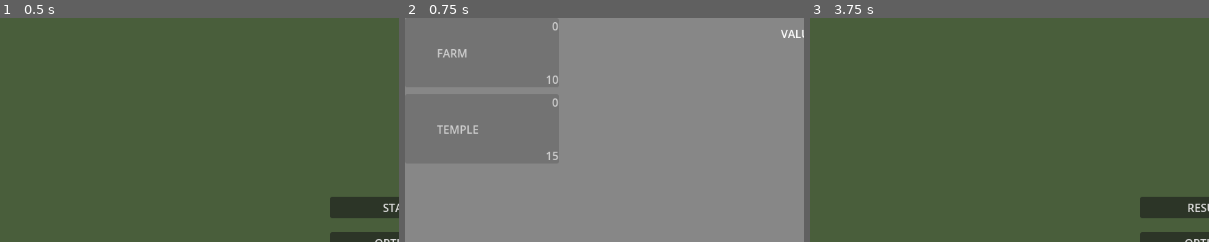
Above: before the commit, frames 1-3 (left to right).
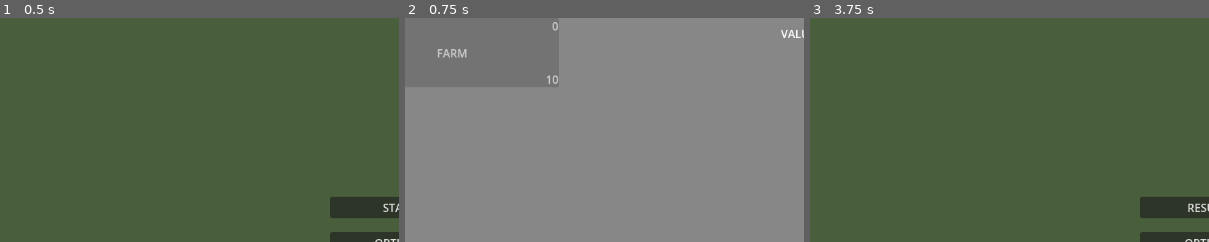
Above: after the commit, the same moments.

Repository: kakraatz/clicker-game
Game: Godot game, scene res://scenes/menu.tscn
The game is run twice, just before and just after one commit, with the same random seed, the same clock (stepped at 60 frames per second) and the same inputs.
Inputs:
- Up to frame 1 (0.5 s): no input
- Up to frame 2 (0.75 s): click "START" at 0.5 s
- Up to frame 3 (3.75 s): click "GENERATE" at 1.25 s; click "GENERATE" at 2 s; click "GENERATE" at 2.75 s; click "MENU" at 3.5 s
The pictures show only the part of the screen within x 0-50%, y 0-50%; the shares and areas given below are measured in that part.

Frame 1 is identical in both runs. In frame 2, 0.2% of the frame differs, in the area x 8-39%, y 35-64%; in frame 3, nothing differs.

Commit message:
Saving buildings working
Saving buildings working

Diff:
--- a/buildings/building.gd
+++ b/buildings/building.gd
@@ -3,20 +3,66 @@
 class_name Building
 
 @export var id = 0
-@export var factory_count = 0
-@export var factory_multiplier = 0
-@export var initial_cost = 0
-@export var current_cost = 0
-@export var button_label = ""
+@export var factoryCount = 0
+@export var factoryMultiplier = 0
+@export var initialCost = 0
+@export var currentCost = 0
+@export var buttonLabel = ""
 @export var name = ""
-@export var flat_multiplier = 1.3
+@export var flatMultiplier = 1.3
 
-func init(factory_multiplier, initial_cost, name):
-	self.factory_multiplier = factory_multiplier
-	self.initial_cost = initial_cost
+func init(factoryMultiplier, initialCost, name):
+	self.factoryMultiplier = factoryMultiplier
+	self.initialCost = initialCost
 	self.name = name
 
 func buy_building():
-	factory_count += 1
-	current_cost = current_cost * flat_multiplier
-	button_label = self.name + ' ' + str(current_cost)
+	factoryCount += 1
+	currentCost = currentCost * flatMultiplier
+	buttonLabel = self.name + ' ' + str(currentCost)
+
+func save():
+	var jsonDictionary = {}
+
+	jsonDictionary["id"] = self.id
+	jsonDictionary["factory_count"] = self.id
+	jsonDictionary["factory_multiplier"] = self.factoryMultiplier
+	jsonDictionary["initial_cost"] = self.initialCost
+	jsonDictionary["current_cost"] = self.currentCost
+	jsonDictionary["name"] = self.name
+	jsonDictionary["flat_multiplier"] = self.factoryMultiplier
+
+	var jsonString = JSON.stringify(jsonDictionary)
+	#data = {key: getattr(Building, key) for key in Building.annotations}
+
+	return jsonString
+
+static func load(json):
+	var newBuilding = Building.new()
+
+	var id = json["id"]
+	var factoryCount = json["factory_count"]
+	var factoryMultiplier = json["factory_multiplier"]
+	var initialCost = json["initial_cost"]
+	var currentCost = json["current_cost"]
+	var name = json["name"]
+	var flatMultiplier = json["flat_multiplier"]
+
+	newBuilding.id = id
+	newBuilding.factoryCount = factoryCount
+	newBuilding.factoryMultiplier = factoryMultiplier
+	newBuilding.initialCost = initialCost
+	newBuilding.currentCost = currentCost
+	newBuilding.name = name
+	newBuilding.flatMultiplier = flatMultiplier
+
+	return newBuilding
+
+
+	#var allBuiildingsJSON = jsonString[all_buildings]
+	#var jsonDictionary = JSON.parse_string(allBuiildingsJSON)
+	#var allBuildings = jsonDictionat
+	#
+	#var id = jsonString["id"]
+	#
+	#var building = Building.new()
--- a/global_scripts/file_manager.gd
+++ b/global_scripts/file_manager.gd
@@ -1,45 +1,48 @@
 extends Node
 
-var totalsResource: TotalsResourceTemplate = preload("res://resources/totals/totals_resource.tres")
+var gameStateResource: GameStateTemplate = preload("res://resources/totals/game_state_resource.tres")
 var savePath: String = "user://saveFile.dat"
 
 func saveGameState():
 	print('in saveGameState')
-	var currentValue = totalsResource.current_value
+	var currentGold = gameStateResource.currentGold
+	var allBuildings = gameStateResource.allBuildings
+	var jsonDictionary = {}
+
+	jsonDictionary["current_gold"] = currentGold
+
+	var buildingJSONArray = []
+	for building in allBuildings:
+		var buildingJSONString = building.save()
+		var buildingJSON  = JSON.parse_string(buildingJSONString)
+		buildingJSONArray.append(buildingJSON)
+
+	jsonDictionary["all_buildings"] = buildingJSONArray
+
+	var json = JSON.stringify(jsonDictionary)
 
 	var file = FileAccess.open(savePath, FileAccess.WRITE)
-	file.store_var(currentValue)
-	#
-	## Save building data
-	var allBuildings = totalsResource.allBuildings
-	if allBuildings && allBuildings.size() > 0:
-		file.store_var(allBuildings)
-		#print('should have saved buildings')
-		#file.store_var(allBuildings.size())
-		#for  building in allBuildings:
-			#file.store_var(building)
+	file.store_var(json)
 	file.close()
-	get_tree().quit()
 
 func loadGameState():
 	print('loading saved file')
 	#ResourceLoader.load("res://saveFile.res")
 	var file = FileAccess.open(savePath, FileAccess.READ)
 	if file:
-		var currentValue = file.get_var()
-		if currentValue:
-			totalsResource.current_value = currentValue
-		var allBuildings = file.get_var()
-		var newBuildingArray: Array[Building] = []
-		if allBuildings:
-			var buildingsArray: Array[EncodedObjectAsID] = allBuildings
-			for encodedID in buildingsArray:
-				var id = encodedID.object_id
-				var instance = instance_from_id(id)
-				print('here')
-				print(instance)
-				newBuildingArray.append(instance)
+		var data = file.get_var()
 
-			#totalsResource.allBuildings = buildingsArray
-		print(newBuildingArray)
+		var savedData = JSON.parse_string(data)
+
+		if savedData:
+			gameStateResource.currentGold = savedData["current_gold"]
+			var allBuildingsJSON = savedData["all_buildings"]
+
+			var allBuildings: Array[Building] = []
+			for buildingJSON in allBuildingsJSON:
+				var loadedBuilding: Building = Building.load(buildingJSON)
+				allBuildings.append(loadedBuilding)
+
+			if allBuildings:
+				gameStateResource.allBuildings = allBuildings
 		file.close()
--- a/resources/buildings/farm_building_resource.tres
+++ b/resources/buildings/farm_building_resource.tres
@@ -5,8 +5,8 @@
 [resource]
 script = ExtResource("1_sx70b")
 id = 1
-factory_multiplier = 1
-initial_cost = 10
-current_cost = 10
+factoryMultiplier = 5
+initialCost = 10
+currentCost = 10
 name = "FARM"
 metadata/_custom_type_script = "uid://bnt28ybgtrjr0"
--- a/resources/buildings/temple_building_resource.tres
+++ b/resources/buildings/temple_building_resource.tres
@@ -5,8 +5,8 @@
 [resource]
 script = ExtResource("1_q4cb6")
 id = 2
-factory_multiplier = 5
-initial_cost = 20
-current_cost = 15
+factoryMultiplier = 10
+initialCost = 15
+currentCost = 15
 name = "TEMPLE"
 metadata/_custom_type_script = "uid://bnt28ybgtrjr0"
--- a/resources/totals/totals_resource.tres
+++ b/resources/totals/game_state_resource.tres
@@ -1,6 +1,6 @@
 [gd_resource type="Resource" script_class="TotalsResourceTemplate" load_steps=2 format=3 uid="uid://dh7ci4vxldaqh"]
 
-[ext_resource type="Script" uid="uid://bebbrqq6sfpil" path="res://resources/totals/totals_resource_template.gd" id="1_rj6x4"]
+[ext_resource type="Script" uid="uid://bebbrqq6sfpil" path="res://resources/totals/game_state_template.gd" id="1_rj6x4"]
 
 [resource]
 script = ExtResource("1_rj6x4")
--- a/resources/totals/totals_resource_template.gd
+++ b/resources/totals/game_state_template.gd
@@ -1,6 +1,6 @@
 extends Resource
 
-class_name TotalsResourceTemplate
-var current_value: int
+class_name GameStateTemplate
+var currentGold: int
 var currentTickIncrementValue: float
 var allBuildings: Array[Building] = []
--- a/saveFile.tres
+++ b/saveFile.tres
@@ -1,6 +1,6 @@
 [gd_resource type="Resource" script_class="TotalsResourceTemplate" load_steps=2 format=3]
 
-[ext_resource type="Script" path="res://resources/totals/totals_resource_template.gd" id="1_2aewe"]
+[ext_resource type="Script" uid="uid://bebbrqq6sfpil" path="res://resources/totals/game_state_template.gd" id="1_2aewe"]
 
 [resource]
 script = ExtResource("1_2aewe")
--- a/scenes/building_manger.gd
+++ b/scenes/building_manger.gd
@@ -6,12 +6,13 @@
 @onready var vboxContainer = $Control/Panel/ScrollContainer/VBoxContainer
 @onready var control = $Control
 
-var totalsResource: TotalsResourceTemplate = preload("res://resources/totals/totals_resource.tres")
+var gameStateResource: GameStateTemplate = preload("res://resources/totals/game_state_resource.tres")
 var buildingButtonScene: PackedScene = preload("res://scenes/buildingbutton.tscn")
-var allBuildingResources: Array[Building] = [
-	preload("res://resources/buildings/farm_building_resource.tres"),
-	preload("res://resources/buildings/temple_building_resource.tres"),
-]
+#var allBuildingResources: Array[Building] = [
+	#preload("res://resources/buildings/farm_building_resource.tres"),
+	#preload("res://resources/buildings/temple_building_resource.tres"),
+#]
+var farmBuildingResource = preload("res://resources/buildings/farm_building_resource.tres")
 
 var value
 var buildingButtons: Array[BuildingButton] = []
@@ -19,15 +20,12 @@
 # Called when the node enters the scene tree for the first time.
 func _ready() -> void:
 	toggleVisibilitySignal.connect(toggleVisibility)
-	#Creates building buttons for each building that is passed in
-	if (currentBuildings):
-		for building in currentBuildings:
-			createBuildingButton(building)
+
 
 # Called every frame. 'delta' is the elapsed time since the previous frame.
 func _process(delta: float) -> void:
 	# TODO replace this logic with signals for better performance
-	var currentValue = totalsResource.current_value
+	var currentGold = gameStateResource.currentGold
 	if (buildingButtons):
 		for buildingButton in buildingButtons:
 			buildingButton.update()
@@ -61,3 +59,20 @@
 			print('show')
 	else:
 		printerr('No control')
+
+func createButtons():
+	var currentBuildings = gameStateResource.allBuildings
+	#Creates building buttons for each building that is passed in
+	if (currentBuildings.is_empty()):
+		createBuildingButton(farmBuildingResource)
+		var newFarm: Building = load("res://resources/buildings/farm_building_resource.tres") as Building
+		currentBuildings.append(newFarm)
+		gameStateResource.allBuildings = currentBuildings
+	elif (currentBuildings):
+		for building in currentBuildings:
+			createBuildingButton(building)
+
+
+func updateAllButtons():
+	for buildingButton in buildingButtons:
+		buildingButton.update()
--- a/scenes/buildingbutton.gd
+++ b/scenes/buildingbutton.gd
@@ -8,42 +8,42 @@
 
 @onready var button = $Button
 
-var totalsResource: TotalsResourceTemplate = preload("res://resources/totals/totals_resource.tres")
+var gameStateResource: GameStateTemplate = preload("res://resources/totals/game_state_resource.tres")
 
-@onready var cost_label: Label = $Button/CostLabel
-@onready var name_label: Label = $Button/NameLabel
-@onready var owned_label: Label = $Button/OwnedLabel
+@onready var costLabel: Label = $Button/CostLabel
+@onready var nameLabel: Label = $Button/NameLabel
+@onready var ownedLabel: Label = $Button/OwnedLabel
 
 func _init():
 	if (building):
 		print(building)
-		cost_label.text = building.current_cost
-		name_label.text = building.name
-		owned_label.text = building.factory_count
+		costLabel.text = building.currentCost
+		nameLabel.text = building.name
+		ownedLabel.text = building.factoryCount
 
 func buy():
 	if !self.disabled:
-		var currentTotal = totalsResource.current_value - building.current_cost
-		totalsResource.current_value = currentTotal
-		totalsResource.currentTickIncrementValue = totalsResource.currentTickIncrementValue + self.building.factory_multiplier
-		building.factory_count += 1
-		building.current_cost = building.current_cost * building.flat_multiplier
+		var currentGold = gameStateResource.currentGold - building.currentCost
+		gameStateResource.currentGold = currentGold
+		gameStateResource.currentTickIncrementValue = gameStateResource.currentTickIncrementValue + self.building.factoryMultiplier
+		building.factoryCount += 1
+		building.currentCost = building.currentCost * building.flatMultiplier
 
-		if (building.factory_count == 1):
-			totalsResource.allBuildings.append(building)
-			print('saved building to array')
+		#if (building.factory_count == 1):
+			#gameStateResource.allBuildings.append(building)
+			#print('saved building to array')
 		update()
 
 
 func update():
 	if (building):
-		cost_label.text = str(building.current_cost)
-		owned_label.text =str( building.factory_count)
-		name_label.text = building.name
+		costLabel.text = str(building.currentCost)
+		ownedLabel.text =str( building.factoryCount)
+		nameLabel.text = building.name
 
-		if (totalsResource && self.building && self.building.current_cost):
-			var currentTotal = totalsResource.current_value
-			if (currentTotal >= self.building.current_cost):
+		if (gameStateResource && self.building && self.building.currentCost):
+			var currentGold = gameStateResource.currentGold
+			if (currentGold >= self.building.currentCost):
 				disabled = false
 			else:
 				disabled = true
--- a/scenes/game.gd
+++ b/scenes/game.gd
@@ -9,13 +9,14 @@
 @onready var buildingManagerNode: Node = $BuildingManger
 
 var flat_multiplier = 1.32
-var totalsResource: TotalsResourceTemplate = preload("res://resources/totals/totals_resource.tres")
+var gameStateResource: GameStateTemplate = preload("res://resources/totals/game_state_resource.tres")
 
 # Called when the node enters the scene tree for the first time.
 func _ready() -> void:
 	FileManager.loadGameState()
-	if !totalsResource:
-		totalsResource = preload("res://resources/totals/totals_resource.tres")
+	buildingManagerNode.createButtons()
+	if !gameStateResource:
+		gameStateResource = preload("res://resources/totals/game_state_resource.tres")
 	quitSignal.connect(quitGame)
 	buildingManagerNode.connect("toggleVisibilitySignal", Callable(buildingManagerNode ,"toggleVisibilitySignal"))
 	cycle_interval.timeout.connect(run_tick)
@@ -26,20 +27,20 @@
 
 # Called every frame. 'delta' is the elapsed time since the previous frame.
 func _process(delta: float) -> void:
-	var currentValue = totalsResource.current_value
+	var currentGold = gameStateResource.currentGold
 	if goldValueLabel:
-		goldValueLabel.text = 'VALUE: ' + str(currentValue)
+		goldValueLabel.text = 'VALUE: ' + str(currentGold)
 	#can_buy(factory1.current_cost, factory1_button)
 
 func _on_generate_value_button_pressed() -> void:
-	totalsResource.current_value = totalsResource.current_value + 1
-	print(totalsResource.current_value)
+	gameStateResource.currentGold = gameStateResource.currentGold + 1
+	print(gameStateResource.currentGold)
 
 func run_tick():
 	#print("running")
-	var current_value = totalsResource.current_value
-	var currentTickIncrementAmount = totalsResource.currentTickIncrementValue
-	totalsResource.current_value = current_value + totalsResource.currentTickIncrementValue
+	var currentGold = gameStateResource.currentGold
+	var currentTickIncrementAmount = gameStateResource.currentTickIncrementValue
+	gameStateResource.currentGold = currentGold + gameStateResource.currentTickIncrementValue
 
 func toggleBuildingUIVisability() -> void:
 	if gameControlNode:
--- a/scenes/game.tscn
+++ b/scenes/game.tscn
@@ -1,10 +1,7 @@
-[gd_scene load_steps=6 format=3 uid="uid://ksm4jt1h5xce"]
+[gd_scene load_steps=3 format=3 uid="uid://ksm4jt1h5xce"]
 
 [ext_resource type="Script" uid="uid://delqcrtlseoea" path="res://scenes/game.gd" id="1_uwrxv"]
 [ext_resource type="PackedScene" uid="uid://btxgpjbgcw4lp" path="res://scenes/BuildingManger.tscn" id="2_yqjtg"]
-[ext_resource type="Script" uid="uid://bnt28ybgtrjr0" path="res://buildings/building.gd" id="3_lbhrr"]
-[ext_resource type="Resource" uid="uid://b1ttq6tbu7vgb" path="res://resources/buildings/farm_building_resource.tres" id="4_lbhrr"]
-[ext_resource type="Resource" uid="uid://dybqdfgy3lssh" path="res://resources/buildings/temple_building_resource.tres" id="5_iywne"]
 
 [node name="Game" type="Control"]
 layout_mode = 3
@@ -16,7 +13,6 @@
 script = ExtResource("1_uwrxv")
 
 [node name="BuildingManger" parent="." instance=ExtResource("2_yqjtg")]
-currentBuildings = Array[ExtResource("3_lbhrr")]([ExtResource("4_lbhrr"), ExtResource("5_iywne")])
 
 [node name="ColorRect" type="ColorRect" parent="."]
 layout_mode = 1
--- a/scenes/menu.gd
+++ b/scenes/menu.gd
@@ -29,3 +29,4 @@
 
 func _on_quit_button_pressed() -> void:
 	quitSignal.emit()
+	get_tree().quit()
Renamed: resources/totals/totals_resource_template.gd.uid -> resources/totals/game_state_template.gd.uid
Not shown, added: saveFile.res.depren
